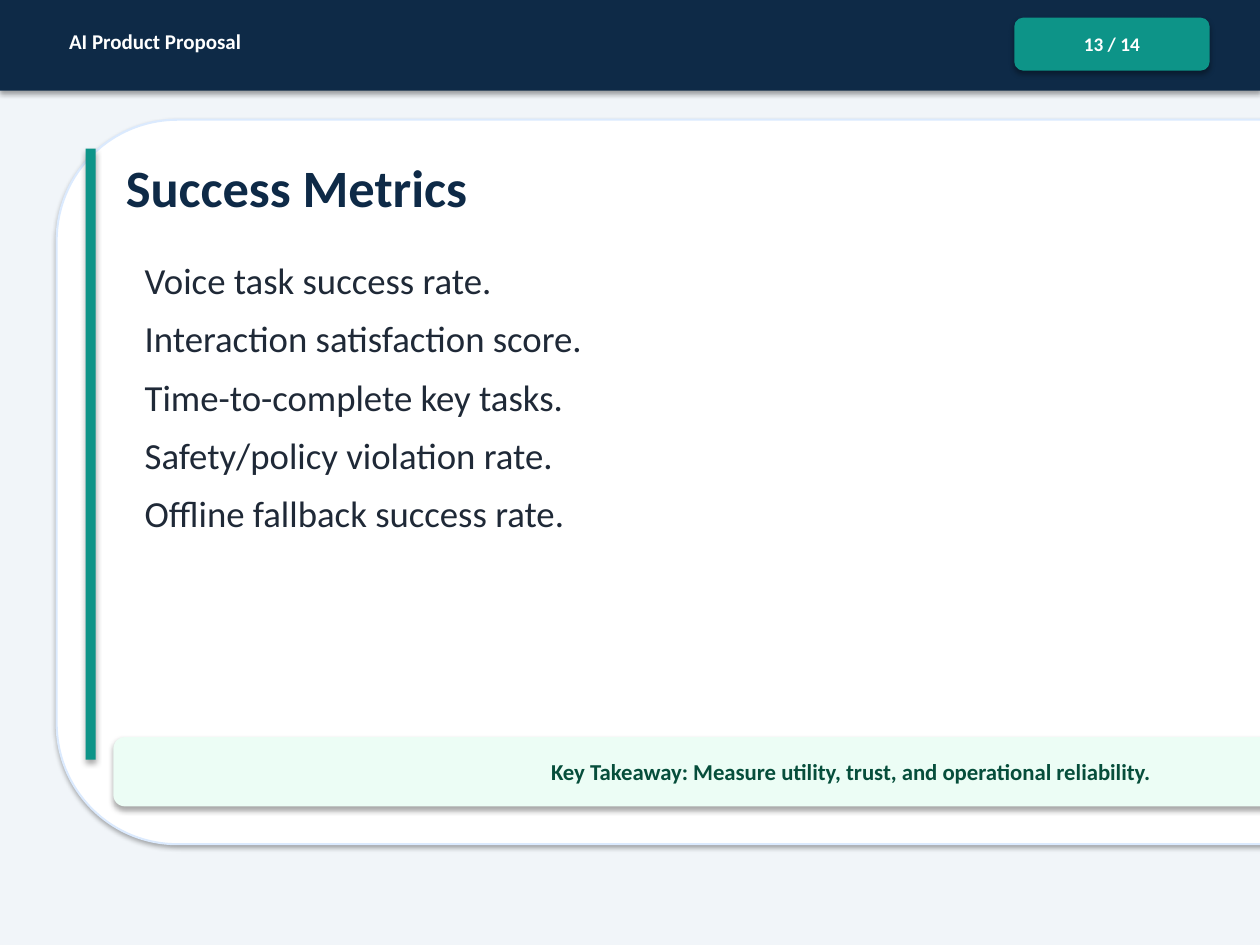
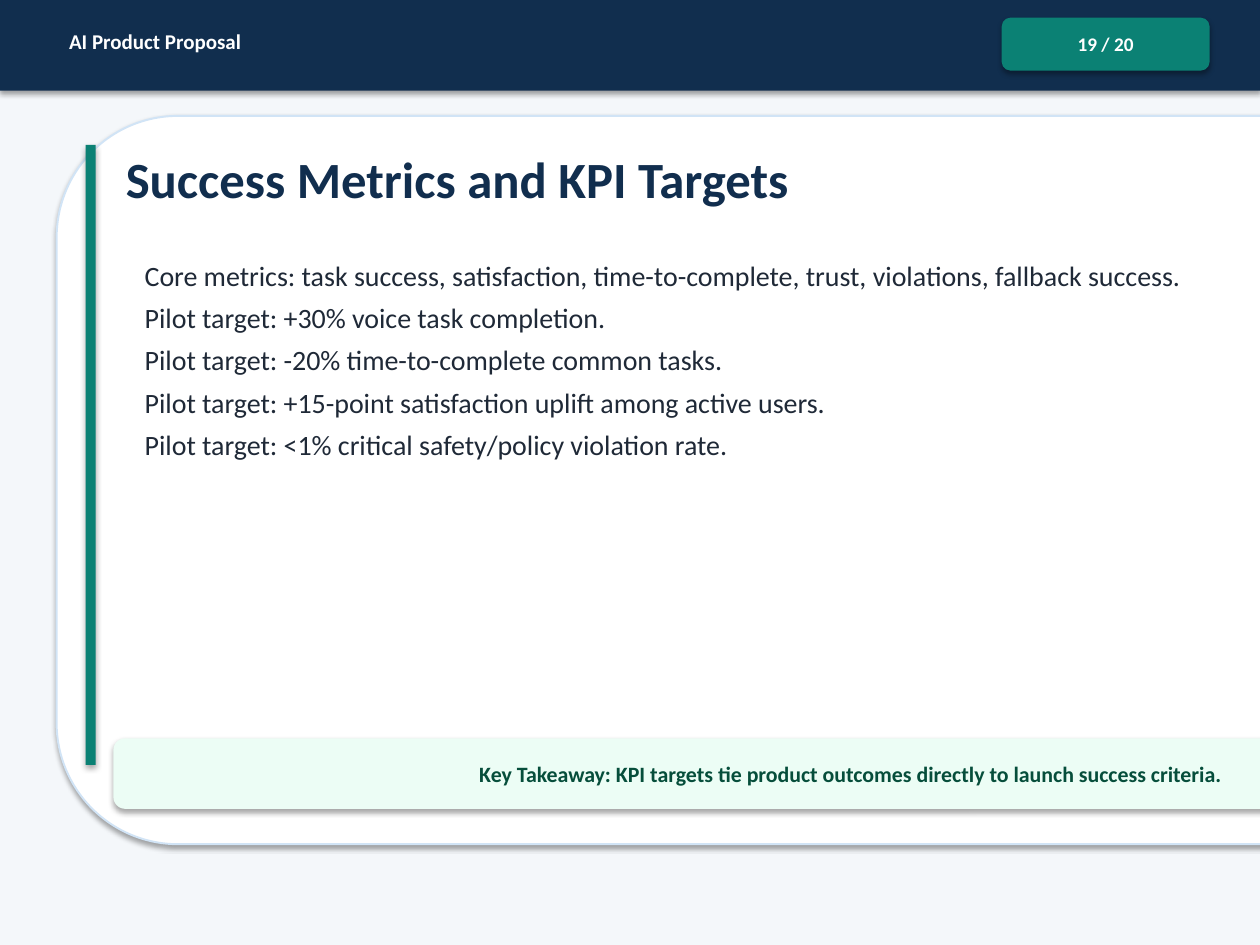
Before and after one commit to Zia-CRM-hub/AI-ProductManager, a slide deck: slide 19 of ProductManager_InnovativeBusinessSolutionWithLLM_Project/ProductManager_InnovativeBusinessSolutionWithLLM_Submission.pptx (slide 13 before the commit). Drawn at 1260x945 pixels with LibreOffice and Linux fonts; fonts in the diff are those of the drawing. Boxes give left, top, right and bottom in pixels: in the first picture for what was removed or moved away, otherwise in the second. Text is boxed around its words. In the diff, an @@ line names an element or a change of style, - is before the commit and + after.

```diff
--- a/ProductManager_InnovativeBusinessSolutionWithLLM_Project/ProductManager_InnovativeBusinessSolutionWithLLM_Submission.pptx
+++ b/ProductManager_InnovativeBusinessSolutionWithLLM_Project/ProductManager_InnovativeBusinessSolutionWithLLM_Submission.pptx
@@ rectangle at [0, 0, 1260, 945]: fill #F1F5F9 to #F4F7FA @@
@@ rectangle at [0, 0, 1260, 91]: fill #0E2A47 to #112E4E @@
@@ rounded rectangle "19 / 20" at [1002, 18, 1210, 71]: fill #0D9488 to #0B8174 @@
@@ rounded rectangle "19 / 20": place and size @@
-rounded rectangle "19 / 20" at [1014, 18, 1210, 71]
+rounded rectangle "19 / 20" at [1002, 18, 1210, 71]
@@ text in rounded rectangle at [1078, 38, 1133, 51]: text changed @@
-13 / 14
+19 / 20
@@ rounded rectangle: place and size @@
-rounded rectangle at [57, 120, 1260, 844]
+rounded rectangle at [57, 116, 1260, 844]
@@ rounded rectangle at [57, 116, 1260, 844]: outline #DBEAFE 1.2 pt to #D1E4F6 1.1 pt @@
@@ rectangle: place and size @@
-rectangle at [86, 149, 96, 760]
+rectangle at [86, 145, 96, 765]
@@ rectangle at [86, 145, 96, 765]: fill #0D9488 to #0B8174 @@
@@ text at [126, 162, 788, 207]: text changed; size 30 to 29 pt; text colour #0E2A47 to #112E4E @@
-Success Metrics
+Success Metrics and KPI Targets
@@ text at [145, 266, 1180, 460]: text changed; size 21 to 16 pt @@
-Voice task success rate.
-Interaction satisfaction score.
-Time-to-complete key tasks.
-Safety/policy violation rate.
-Offline fallback success rate.
+Core metrics: task success, satisfaction, time-to-complete, trust, violations, fallback success.
+Pilot target: +30% voice task completion.
+Pilot target: -20% time-to-complete common tasks.
+Pilot target: +15-point satisfaction uplift among active users.
+Pilot target: <1% critical safety/policy violation rate.
@@ text in rounded rectangle at [479, 766, 1221, 786]: text changed; size 13 to 12.5 pt @@
-Key Takeaway: Measure utility, trust, and operational reliability.
+Key Takeaway: KPI targets tie product outcomes directly to launch success criteria.
```
Also in this commit, not shown: 12 other slides changed, 7 slides added, 1 slide removed.
